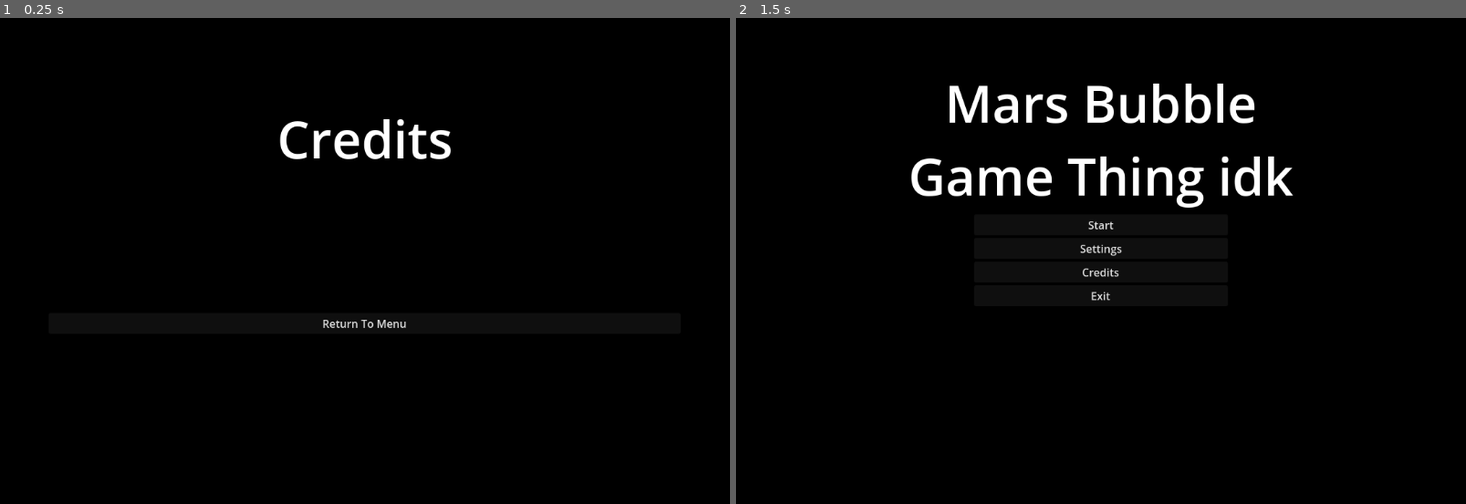
Above: before the commit, frames 1-2 (left to right).
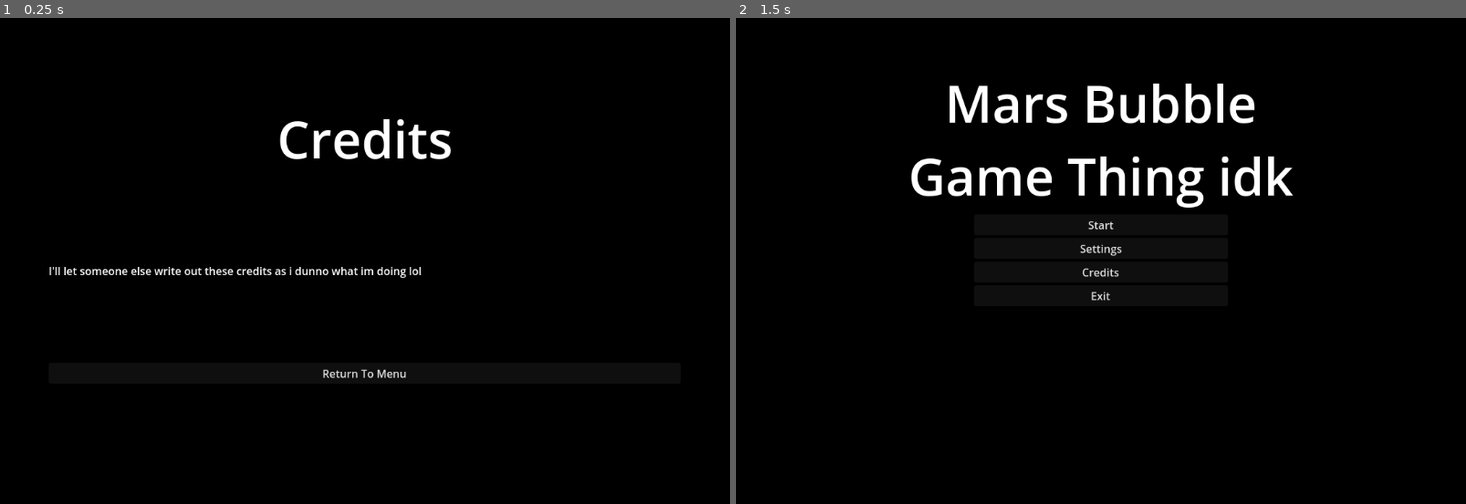
Above: after the commit, the same moments.

Repository: Fach01/Bopulation-Bubble-Beyond
Game: Godot game, scene res://Scenes/CreditScene.tscn
Two runs of this game, one before a commit and one after it. Both use one fixed random seed, a clock stepped at 60 frames per second and the inputs below. This scene is started directly instead of the project's main scene.
Inputs:
- Up to frame 1 (0.25 s): no input
- Up to frame 2 (1.5 s): tap Enter at 0.5 s; click "Return To Menu" at 1.25 s

The runs differ from the first frame. In frame 1, 0.7% of the frame differs, in the area x 6-58%, y 51-75%; in frame 2, nothing differs.

Commit message:
credits exist now
Credits Moment

Diff:
--- a/Scenes/CreditScene.tscn
+++ b/Scenes/CreditScene.tscn
@@ -42,6 +42,18 @@
 grow_vertical = 2
 alignment = 1
 
+[node name="RichTextLabel" type="RichTextLabel" parent="AspectRatioContainer/Control/VBoxContainer"]
+layout_mode = 2
+size_flags_vertical = 3
+size_flags_stretch_ratio = 0.0
+text = "I'll let someone else write out these credits as i dunno what im doing lol"
+fit_content = true
+
+[node name="Spacing" type="ColorRect" parent="AspectRatioContainer/Control/VBoxContainer"]
+custom_minimum_size = Vector2(0, 117.11)
+layout_mode = 2
+color = Color(1, 1, 1, 0)
+
 [node name="CloseSettings" type="Button" parent="AspectRatioContainer/Control/VBoxContainer"]
 layout_mode = 2
 text = "Return To Menu"
